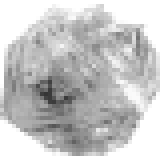
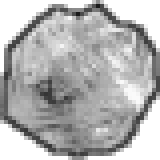
Comparing the layer stacks of the two w=160, h=160 images. Changes:
added layer "outline" above "Pasted Layer" over bbox(0, 0, 160, 160)
